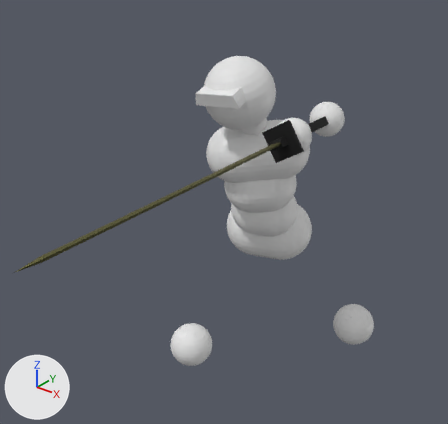
What one commit did to the Blender file asset_raws/simple_combat_char.blend.
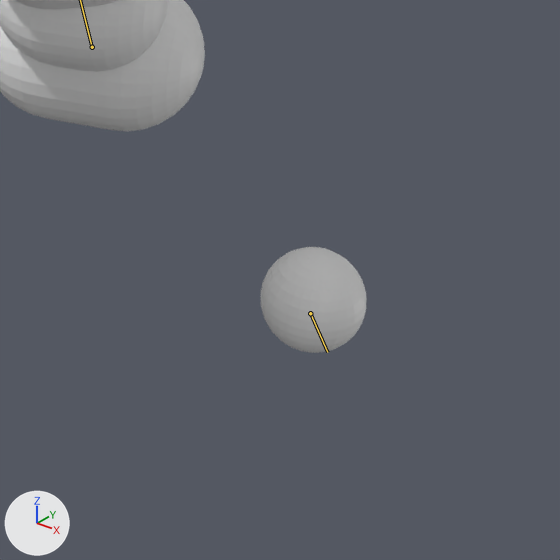
Each version is shown whole from a 50 mm camera at (1.393, -2.39, 1.926) aimed at (0.034, -0.691, 0.873), then close up on the part from 52% to 100% of the width and 49% to 100% of the height. Arrows for +X, +Y and +Z are at lower left; the lights stay in place. Both versions are drawn at frame 30 of the action 'Sample_attack'; the numbers are the values there. The bones that bend it are drawn over the model as lines in the close-ups.

Names of what the first close-up shows: 'Body'.
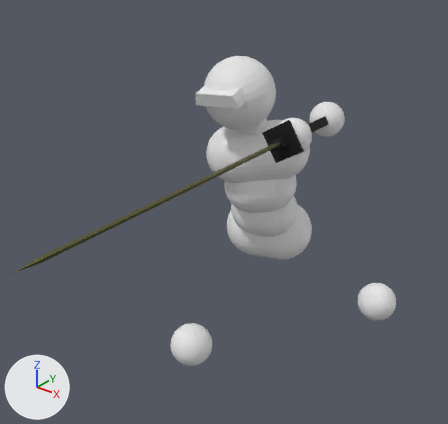
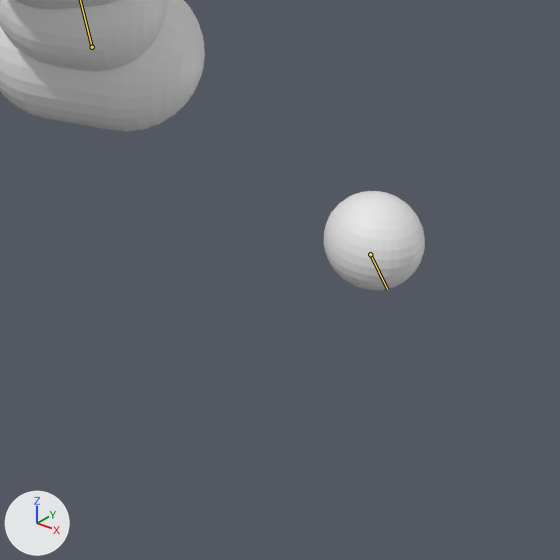
Boxes (x1, y1, x2, y2) around the edits, measured in the close-ups (560 x 560 px):
'Body', posed
    before: (0, 0, 366, 353)
    after: (0, 0, 425, 290)
bone 'Foot.L', root to tip
    before: (310, 313) to (327, 352)
    after: (370, 254) to (387, 289)

Edits to the bpy script that builds the scene:
```text
Change bone_foot_l:
    where bone_foot_l = bpy.data.objects['Armature'].pose.bones['Foot.L']  # child of 'Root bone'
    bone_foot_l.location: (-0.142, -0.344, 0.352) -> (-0.23, -0.558, 0.455)
```
